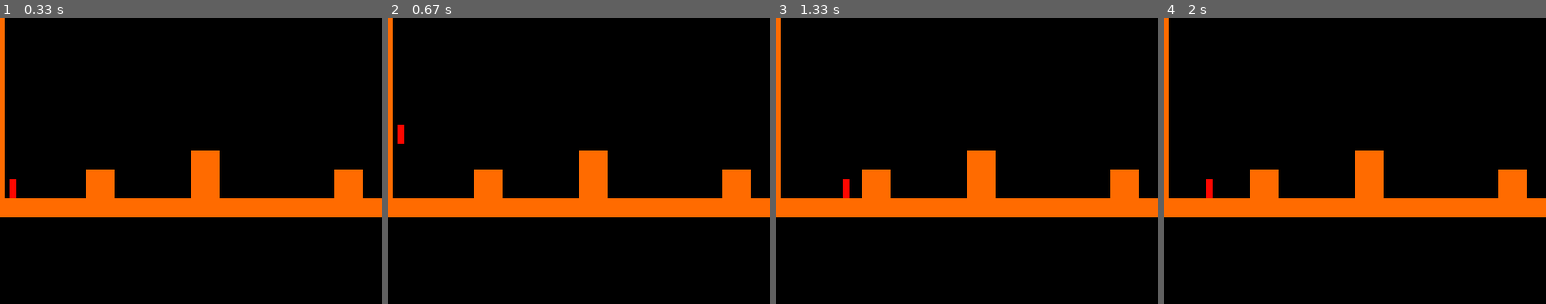
Above: before the commit, frames 1-4 (left to right).
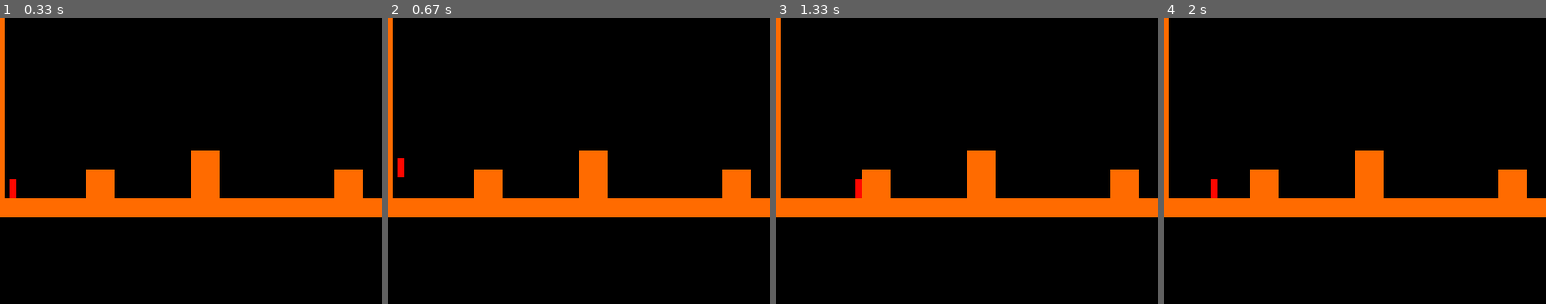
Above: after the commit, the same moments.

Repository: MetalsKiller64/py-games
Game: pygame game, started from sidescroller/sidescroller.py
The game is run twice, just before and just after one commit, with the same random seed, the same clock (stepped at 60 frames per second) and the same inputs.
Inputs:
- Up to frame 1 (0.33 s): no input
- Up to frame 2 (0.67 s): tap Space at 0.33 s
- Up to frame 3 (1.33 s): hold Right 0.67-1.13 s; hold Right from 1.17 s (still down)
- Up to frame 4 (2 s): release Right at 1.63 s; hold Left from 1.67 s (still down)
The pictures show only the part of the screen within x 0-50%, y 15-65%; the shares and areas given below are measured in that part.

Frame 1 is identical in both runs. In frame 2, 0.2% of the frame differs, in the area x 2-5%, y 37-56%; in frame 3, 0.2%; in frame 4, 0.2%.

Commit message:
changed jump mechanics
- use keydown and keyup events for jumping
- the longer the jump key (space) is pressed the higher the jump will be
- check how long the jump key is pressed by counting frames between keydown and keyup

Diff:
--- a/sidescroller/sidescroller.py
+++ b/sidescroller/sidescroller.py
@@ -20,6 +20,7 @@
 	sys.exit()
 screen_width, screen_height = (int(x) for x in geometry.split("x"))
 
+pygame.event.set_allowed([pygame.KEYDOWN, pygame.KEYUP])
 pygame.init()
 screen = pygame.display.set_mode((screen_width, screen_height))
 clock = pygame.time.Clock()
@@ -39,6 +40,10 @@
 		self.p_height = 20
 		self.falling = True
 		self.jumping = False
+		self.jump_frames = 0
+		self.space_pressed = False
+		self.jump_frame_factor = 0
+		self.jump_frame_factor_max = 10
 		self.speed = {"left": 0, "right": 0, "down": 0, "up": 0}
 		self.speed_max = 3
 		self.fall_speed_max = 4
@@ -103,10 +108,33 @@
 					if self.speed[direction] > 0:
 						self.speed[direction] -= 1
 
+
 	def handle_key_event(self):
 		pressed = pygame.key.get_pressed()
+		events = pygame.event.get()
 		speed_max = self.speed_max
 		self.sprinting = False
+		shift_keys = [pygame.K_LSHIFT, pygame.K_RSHIFT]
+		#print (events)
+		for event in events:
+			if event.type == pygame.KEYDOWN:
+				key = event.key
+				if key in shift_keys:
+					self.sprinting = True
+				elif key == pygame.K_SPACE:
+					print ("space down")
+					print ("falling: "+str(self.falling), self.colliding["bottom"], self.speed["down"])
+					if not self.jumping and self.speed["down"] == 0:
+						self.speed["up"] = 4
+						self.jumping = True
+						self.space_pressed = True
+						self.jump()
+			elif event.type == pygame.KEYUP:
+				key = event.key
+				if key == pygame.K_SPACE:
+					print ("space up")
+					self.space_pressed = False
+
 		#if (pressed[pygame.K_LSHIFT] or pressed[pygame.K_RSHIFT]) and (not self.jumping and not self.falling):
 		if pressed[pygame.K_LSHIFT] or pressed[pygame.K_RSHIFT]:
 			print ("shift")
@@ -115,15 +143,19 @@
 		if self.jumping or self.falling:
 			speed_max = self.air_speed_max
 
-		if pressed[pygame.K_SPACE] and not self.jumping and not self.falling:
-			if not self.jump_block:
-				self.speed["up"] = 4
-				self.jump()
+		"""
+		if pressed[pygame.K_SPACE]:
+			#if self.jump_height < 3:
+			#	self.jump_height += 1
+			if not self.jumping and not self.falling:
+				if not self.jump_block:
+					self.speed["up"] = 4
+					self.jump()
 				#self.move("up")
 				#self.jump()
 		if pressed[pygame.K_DOWN]:
 			## TODO: ducken?
-			pass
+			pass"""
 		if pressed[pygame.K_LEFT]:
 			if self.colliding["left"]:
 				self.speed["left"] = 0
@@ -146,25 +178,33 @@
 						self.speed["left"] -= 1
 				self.frame = 0
 			self.move("right")
-		else:
+		"""else:
 			if self.speed["left"] > 0:
 				self.speed["left"] -= 1
 			if self.speed["right"] > 0:
 				self.speed["right"] -= 1
-
+		"""
 	def jump(self):
+		print ("jumping")
 		self.floating = False
 		#self.floater = None
 		self.jumping = True
 		self.jump_block = True
 		self.last_floor = None
-		jump_cycle_max = int(30 / 5)
-		print (jump_cycle_max)
-		print (self.jump_cycle)
-		if self.jump_cycle == jump_cycle_max:
-			print ("cycle")
+		frame_max = 3
+		self.jump_frames += 1
+		pressed = pygame.key.get_pressed()
+		if self.space_pressed and pressed[pygame.K_SPACE]:
+			if self.jump_frame_factor < self.jump_frame_factor_max:
+				self.jump_frame_factor += 1
+		frame_max *= self.jump_frame_factor
+		jump_cycle_max = int(frame_max / 4)
+		print (frame_max, self.jump_frames, self.jump_frame_factor, jump_cycle_max, self.jump_cycle)
+		jcm = jump_cycle_max if jump_cycle_max > 3 else 3
+		if self.jump_cycle == jcm:
 			self.speed["up"] -= 1
 			self.jump_cycle = 0
+			print ("slow down")
 		else:
 			self.jump_cycle += 1
 			#self.move("up", 4)
@@ -174,17 +214,32 @@
 		#	self.jump_cycle = 0
 		#	return
 		if self.speed["up"] <= 0:
+			print ("jump end")
 			self.speed["up"] = 0
+			self.jump_cycle = 0
+			self.jumping = False
+			self.jump_frames = 0
+			self.jump_frame_factor = 0
+			self.fall()
+
+
+		"""if self.jump_frames >= (10 * self.jump_height):
+			self.speed["up"] = 0
+			self.jump_frames = 0
 			self.falling = True
 			self.jump_cycle = 0
 			self.jumping = False
 			self.fall()
+		"""
 		self.move("up")
 
 	def fall(self):
 		self.falling = True
-		if self.speed["down"] < self.fall_speed_max:
+		if self.speed["up"] > 0:
+			self.speed["up"] -= 1
+		elif self.speed["down"] < self.fall_speed_max:
 			self.speed["down"] += 1
+			#print ("fall")
 		self.move("down")
 #		self.move("down", 4)
 
@@ -206,11 +261,11 @@
 		colliding_objects = pygame.sprite.spritecollide(hitbox, sprites, False)
 		for o in colliding_objects:
 			collision = pygame.sprite.spritecollideany(hitbox, [o], pygame.sprite.collide_mask)
-			print (collision)
 			if collision:
 				collided_part = check_collision(hitbox, collision)
 				if collided_part == "top":
 					self.last_floor = collision
+					self.speed["down"] = 0
 					break
 		if self.last_floor == None:
 			self.falling = True
@@ -269,7 +324,7 @@
 								x_diff = 0
 							return [x_diff, collision]
 		elif direction == "up":
-			print (current_y, new_y)
+			self.colliding["top"] = True
 			for y in reversed(range(new_y, current_y)):
 				print ("y: "+str(y)+" current_y: "+str(current_y))
 				y_diff = current_y - y
@@ -281,11 +336,13 @@
 						collided_part = check_collision(hitbox, collision)
 						if collided_part == "bottom":
 							hitbox.rect.y = h_y
+							self.colliding["top"] = True
 							self.jumping = False
 							self.falling = True
 							self.jump_cycle = 0
 							return [y_diff, collision]
 		elif direction == "down":
+			self.colliding["bottom"] = True
 			for y in range(current_y, new_y):
 				y_diff = y - current_y
 				print (y, current_y, y_diff)
@@ -300,6 +357,8 @@
 						if collided_part == "top" or collided_part == "stop":
 							print (hitbox.rect.y)
 							hitbox.rect.y = h_y
+							#print ("bottom collision")
+							self.colliding["bottom"] = True
 							self.falling = False
 							self.last_floor = collision
 							return [y_diff, collision]
@@ -655,6 +714,8 @@
 		p.frame = 0
 	else:
 		p.frame += 1
+	if pygame.event.peek([pygame.KEYUP, pygame.KEYDOWN]):
+		p.handle_key_event()
 	#print (p.speed)
 
 	p.colliding["right"] = False
